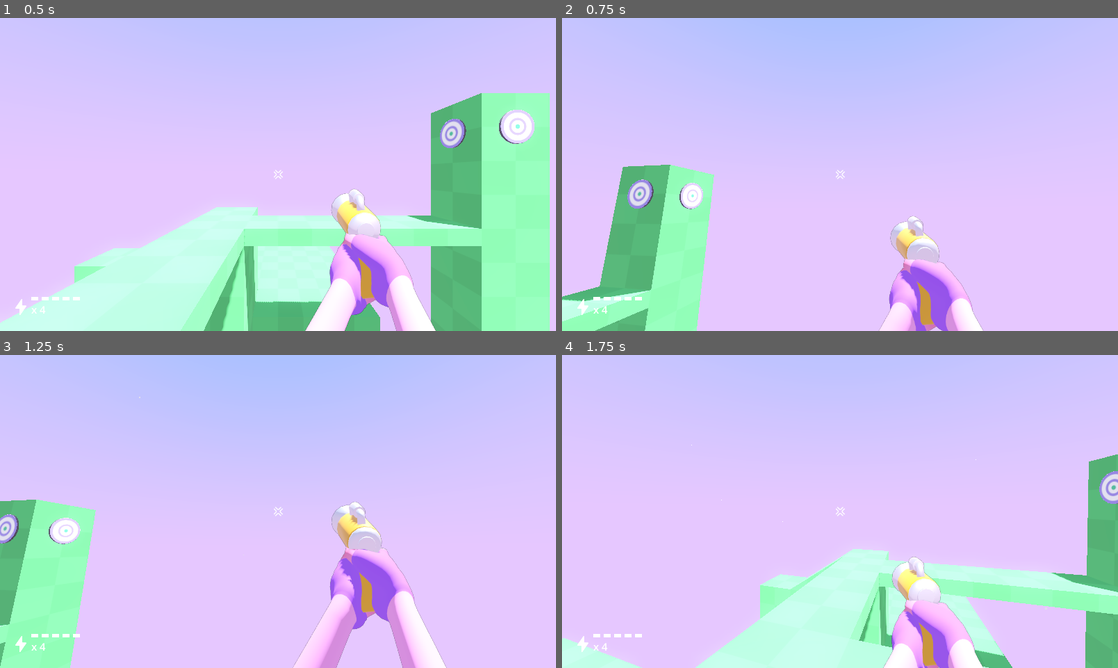
Above: before the commit, frames 1-4 (two rows, left to right).
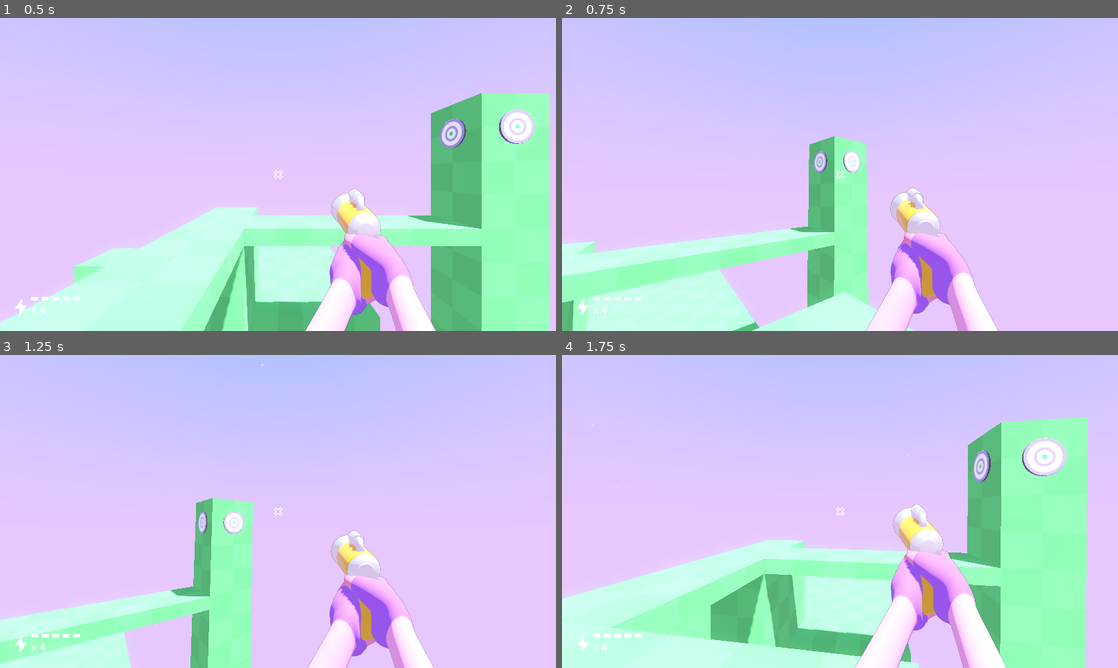
Above: after the commit, the same moments.

Repository: gdquest-demos/godot-4-FPS-arms
Game: Godot game, scene res://main/main.tscn
Same seed, same stepped clock (60 frames per second), same inputs: the game is played once before the commit and once after it.
Inputs (mouse positions are in pixels of both pictures, inside the frame that each line leads up to):
- Up to frame 1 (0.5 s): no input
- Up to frame 2 (0.75 s): tap Enter (ui_accept) at 0.5, 0.6 s; move the mouse to (962, 158) at 0.52 s; hold D (move_right) from 0.53 s (still down)
- Up to frame 3 (1.25 s): keep holding D (move_right); tap Space (jump, bound only after the commit) at 0.77, 0.8, 1.07 s
- Up to frame 4 (1.75 s): move the mouse to (812, 511) at 1.27 s; release D (move_right) at 1.28 s; hold W (move_forward) from 1.28 s (still down); tap Space (jump, bound only after the commit) at 1.35, 1.52 s; tap Enter (ui_accept) at 1.55 s

Frame 1 is identical in both runs. In frame 2, 25% of the frame differs, in the area x 0-79%, y 37-100%; in frame 3, 22%; in frame 4, 40%, in the area x 0-100%, y 19-100%.

Commit message:
add: xbox controller input

Diff:
--- a/fps_arms/fps_controller.gd
+++ b/fps_arms/fps_controller.gd
@@ -19,7 +19,9 @@
 var gravity = ProjectSettings.get_setting("physics/3d/default_gravity")
 var last_firing_time = 0
 
-var weapon_meter_range = 20.0
+@export var weapon_meter_range = 20.0
+
+var look_direction = Vector2.ZERO
 
 signal shoot(origin : Vector3, normal : Vector3, gun_end_position : Vector3, weapon_range : float, collision : Dictionary)
 
@@ -40,9 +42,18 @@
 		Input.mouse_mode = Input.MOUSE_MODE_CAPTURED
 
 	if event is InputEventMouseMotion:
-		camera.rotation.y -= event.relative.x * 0.005
-		camera.rotation.x -= event.relative.y * 0.005
-		camera.rotation.x = clamp(camera.rotation.x, -1.2, 1.2)
+		look_direction = event.relative * 0.0025
+
+func check_look_motion(delta):
+	var joy_look_vector = Input.get_vector("look_left", "look_right", "look_up", "look_down")
+	if joy_look_vector.length() > 0.0:
+		look_direction = joy_look_vector * 2.0 * delta
+
+	camera.rotation.y -= look_direction.x
+	camera.rotation.x -= look_direction.y
+	camera.rotation.x = clamp(camera.rotation.x, -1.2, 1.2)
+
+	look_direction = Vector2.ZERO
 
 func get_gun_end_position():
 	var depth = arms_view.camera.to_local(arms_view.gun_end.global_position).length()
@@ -95,6 +106,7 @@
 	main_focus_manager.focus(current_focus_node)
 
 func _physics_process(delta):
+	check_look_motion(delta)
 	check_focus()
 	check_gun()
 	# Add the gravity.
@@ -102,7 +114,7 @@
 		velocity.y -= gravity * delta
 
 	# Handle Jump.
-	if Input.is_action_just_pressed("ui_accept") and is_on_floor():
+	if Input.is_action_just_pressed("jump") and is_on_floor():
 		velocity.y = JUMP_VELOCITY
 
 	# Get the input direction and handle the movement/deceleration.
--- a/fps_arms/fps_controller.tscn
+++ b/fps_arms/fps_controller.tscn
@@ -14,6 +14,7 @@
 [node name="FpsController" type="CharacterBody3D" groups=["player"]]
 script = ExtResource("1_tnmvy")
 main_focus_manager = ExtResource("2_wix1s")
+weapon_meter_range = 30.0
 
 [node name="FootStep" type="AudioStreamPlayer" parent="."]
 unique_name_in_owner = true
@@ -59,10 +60,10 @@
 transform = Transform3D(1, 0, 0, 0, 1, 0, 0, 0, 1, 0, 1.6, 0)
 
 [node name="GunAnchor" parent="ArmsView/SubViewport/Root/Arms" index="1"]
-transform = Transform3D(-0.990399, 0.0598887, 0.125364, 0.132434, 0.15072, 0.984124, 0.0397545, 0.981718, -0.161622, -0.194802, 0.0622591, 0.472295)
+transform = Transform3D(-0.992176, 0.0576787, 0.111439, 0.118404, 0.151697, 0.985797, 0.0398065, 0.981725, -0.161488, -0.194836, 0.057127, 0.472298)
 
 [node name="LoadAnchor" parent="ArmsView/SubViewport/Root/Arms" index="2"]
-transform = Transform3D(-0.994348, -0.0710942, -0.000843152, -0.0126735, -0.189102, 0.991368, -0.0898107, 0.97691, 0.167069, -0.118655, 0.0549489, 0.493914)
+transform = Transform3D(-0.99409, -0.0686701, -0.0149229, -0.0265464, -0.190131, 0.991265, -0.0898777, 0.976902, 0.166791, -0.118596, 0.050863, 0.493937)
 
 [node name="AnimationTree" parent="ArmsView" index="1"]
 parameters/AddSteps/add_amount = 0
--- a/project.godot
+++ b/project.godot
@@ -25,31 +25,58 @@
 move_left={
 "deadzone": 0.5,
 "events": [Object(InputEventKey,"resource_local_to_scene":false,"resource_name":"","device":-1,"window_id":0,"alt_pressed":false,"shift_pressed":false,"ctrl_pressed":false,"meta_pressed":false,"pressed":false,"keycode":0,"physical_keycode":65,"key_label":0,"unicode":113,"echo":false,"script":null)
+, Object(InputEventJoypadMotion,"resource_local_to_scene":false,"resource_name":"","device":-1,"axis":0,"axis_value":-1.0,"script":null)
 ]
 }
 move_right={
 "deadzone": 0.5,
 "events": [Object(InputEventKey,"resource_local_to_scene":false,"resource_name":"","device":-1,"window_id":0,"alt_pressed":false,"shift_pressed":false,"ctrl_pressed":false,"meta_pressed":false,"pressed":false,"keycode":0,"physical_keycode":68,"key_label":0,"unicode":100,"echo":false,"script":null)
+, Object(InputEventJoypadMotion,"resource_local_to_scene":false,"resource_name":"","device":-1,"axis":0,"axis_value":1.0,"script":null)
 ]
 }
 move_backward={
 "deadzone": 0.5,
 "events": [Object(InputEventKey,"resource_local_to_scene":false,"resource_name":"","device":-1,"window_id":0,"alt_pressed":false,"shift_pressed":false,"ctrl_pressed":false,"meta_pressed":false,"pressed":false,"keycode":0,"physical_keycode":83,"key_label":0,"unicode":115,"echo":false,"script":null)
+, Object(InputEventJoypadMotion,"resource_local_to_scene":false,"resource_name":"","device":-1,"axis":1,"axis_value":1.0,"script":null)
 ]
 }
 move_forward={
 "deadzone": 0.5,
 "events": [Object(InputEventKey,"resource_local_to_scene":false,"resource_name":"","device":-1,"window_id":0,"alt_pressed":false,"shift_pressed":false,"ctrl_pressed":false,"meta_pressed":false,"pressed":false,"keycode":0,"physical_keycode":87,"key_label":0,"unicode":122,"echo":false,"script":null)
+, Object(InputEventJoypadMotion,"resource_local_to_scene":false,"resource_name":"","device":-1,"axis":1,"axis_value":-1.0,"script":null)
 ]
 }
 shoot={
 "deadzone": 0.5,
 "events": [Object(InputEventMouseButton,"resource_local_to_scene":false,"resource_name":"","device":-1,"window_id":0,"a …(236 unchanged characters)…
+, Object(InputEventJoypadButton,"resource_local_to_scene":false,"resource_name":"","device":-1,"button_index":1,"pressure":0.0,"pressed":true,"script":null)
+, Object(InputEventJoypadMotion,"resource_local_to_scene":false,"resource_name":"","device":-1,"axis":5,"axis_value":1.0,"script":null)
 ]
 }
-reload={
+look_left={
 "deadzone": 0.5,
-"events": [Object(InputEventMouseButton,"resource_local_to_scene":false,"resource_name":"","device":-1,"window_id":0,"alt_pressed":false,"shift_pressed":false,"ctrl_pressed":false,"meta_pressed":false,"button_mask":0,"position":Vector2(0, 0),"global_position":Vector2(0, 0),"factor":1.0,"button_index":2,"pressed":false,"double_click":false,"script":null)
+"events": [Object(InputEventJoypadMotion,"resource_local_to_scene":false,"resource_name":"","device":-1,"axis":2,"axis_value":-1.0,"script":null)
+]
+}
+look_right={
+"deadzone": 0.5,
+"events": [Object(InputEventJoypadMotion,"resource_local_to_scene":false,"resource_name":"","device":-1,"axis":2,"axis_value":1.0,"script":null)
+]
+}
+look_down={
+"deadzone": 0.5,
+"events": [Object(InputEventJoypadMotion,"resource_local_to_scene":false,"resource_name":"","device":-1,"axis":3,"axis_value":1.0,"script":null)
+]
+}
+look_up={
+"deadzone": 0.5,
+"events": [Object(InputEventJoypadMotion,"resource_local_to_scene":false,"resource_name":"","device":-1,"axis":3,"axis_value":-1.0,"script":null)
+]
+}
+jump={
+"deadzone": 0.5,
+"events": [Object(InputEventJoypadButton,"resource_local_to_scene":false,"resource_name":"","device":-1,"button_index":0,"pressure":0.0,"pressed":true,"script":null)
+, Object(InputEventKey,"resource_local_to_scene":false,"resource_name":"","device":-1,"window_id":0,"alt_pressed":false,"shift_pressed":false,"ctrl_pressed":false,"meta_pressed":false,"pressed":false,"keycode":0,"physical_keycode":32,"key_label":0,"unicode":32,"echo":false,"script":null)
 ]
 }
 
